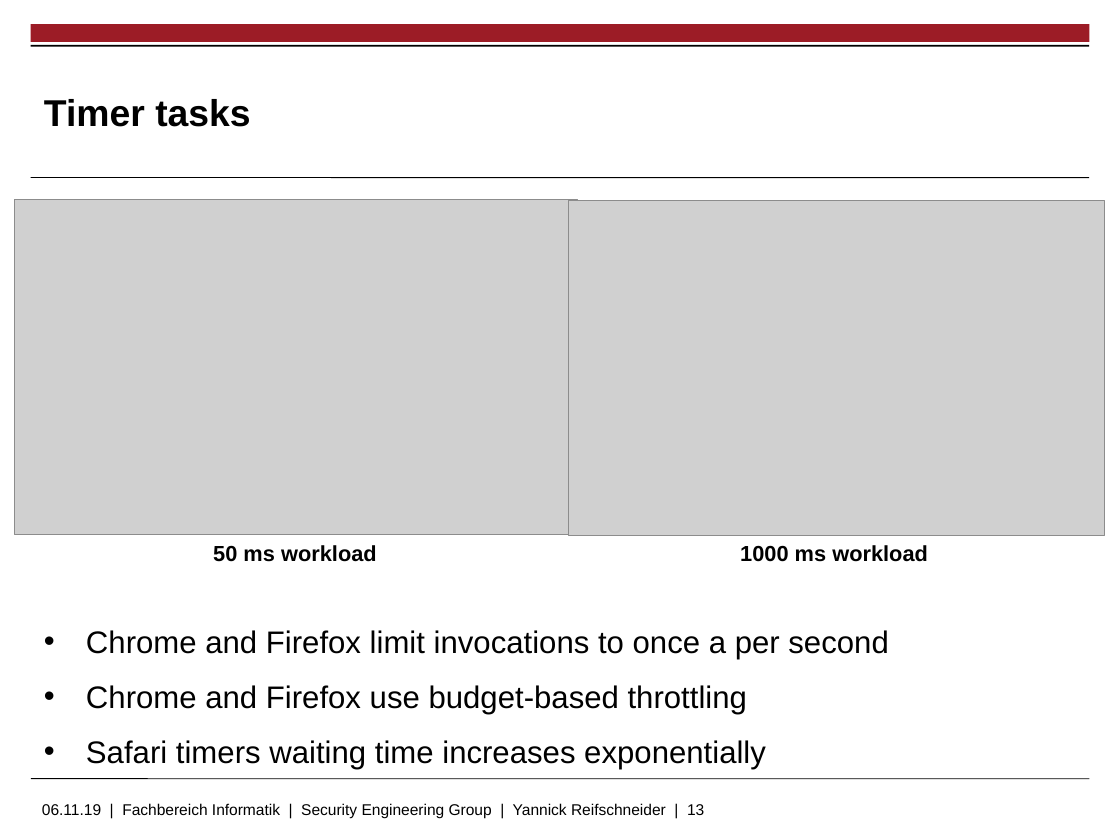
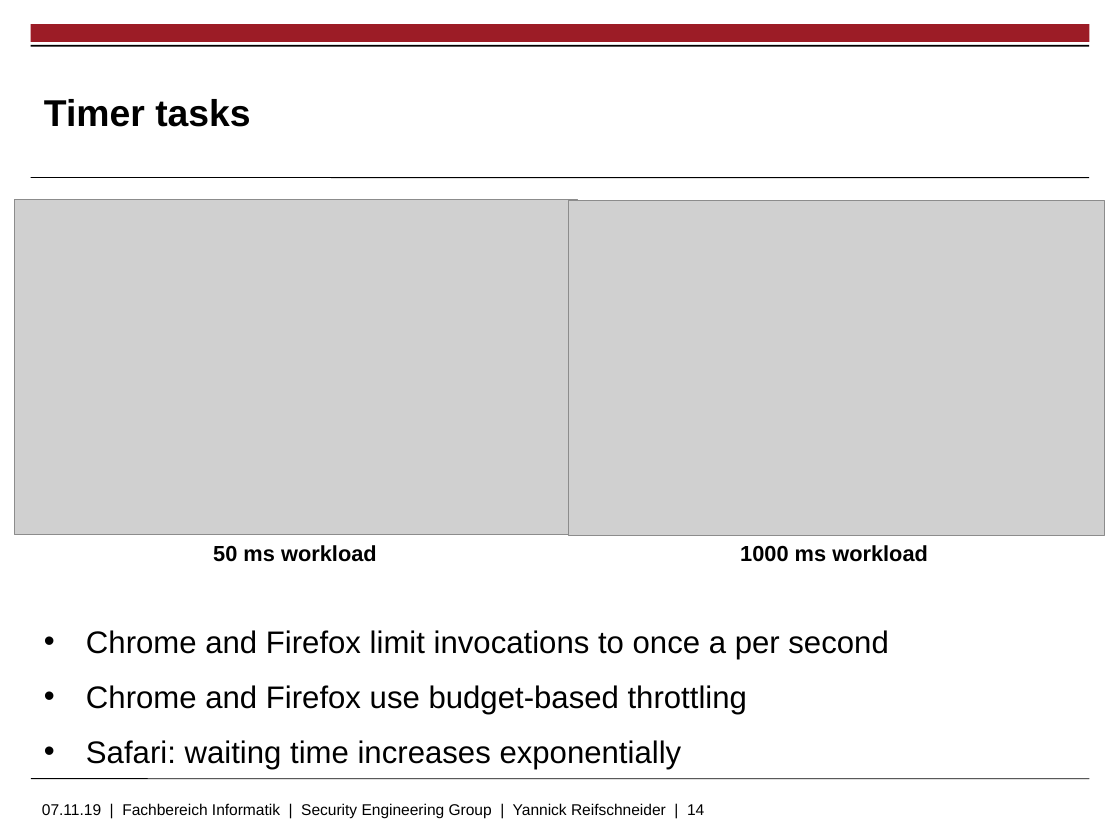
Before and after one commit to skidr0w/background-execution, a slide deck: slide 14 of thesis/slides.pptx (slide 13 before the commit). Drawn at 1120x840 pixels with LibreOffice and Linux fonts; fonts in the diff are those of the drawing; grey boxes stand for pictures; background and template pictures are left out. Boxes give left, top, right and bottom in pixels: in the first picture for what was removed or moved away, otherwise in the second. Text is boxed around its words. In the diff, an @@ line names an element or a change of style, - is before the commit and + after.

```diff
--- a/thesis/slides.pptx
+++ b/thesis/slides.pptx
@@ text at [86, 740, 682, 769]: text changed @@
-• Safari timers waiting time increases exponentially
+• Safari: waiting time increases exponentially
@@ text at [42, 803, 704, 819]: text changed @@
-06.11.19 | Fachbereich Informatik | Security Engineering Group | Yannick Reifschneider | 13
+07.11.19 | Fachbereich Informatik | Security Engineering Group | Yannick Reifschneider | 14
```
Also in this commit, not shown: 13 other slides changed, 7 slides added, 3 slides removed.
